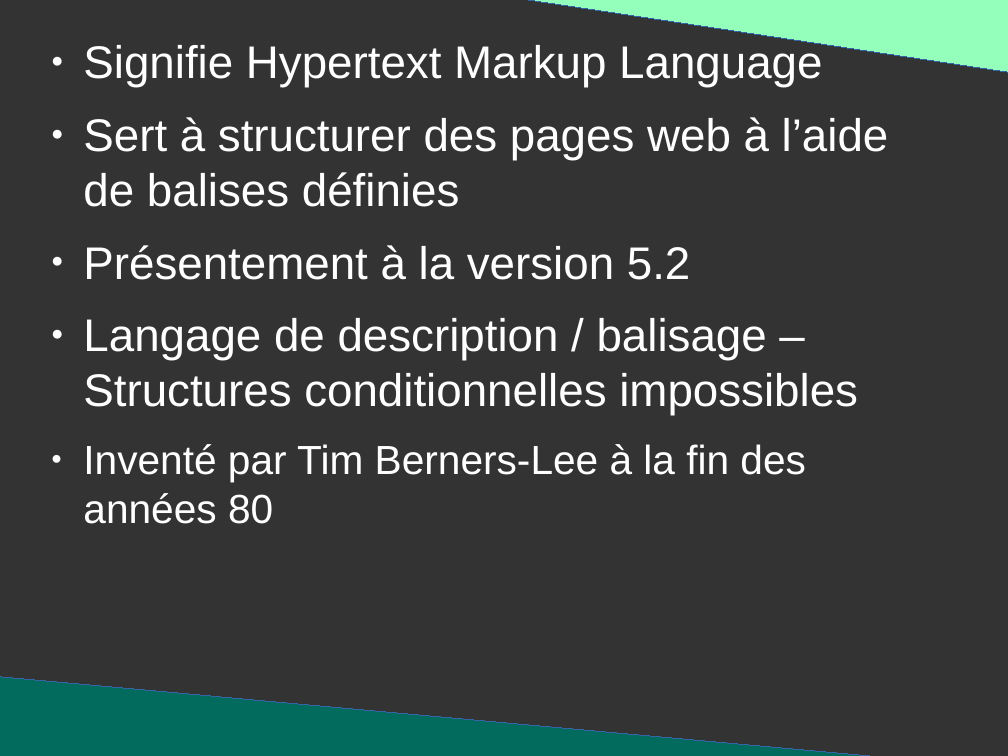
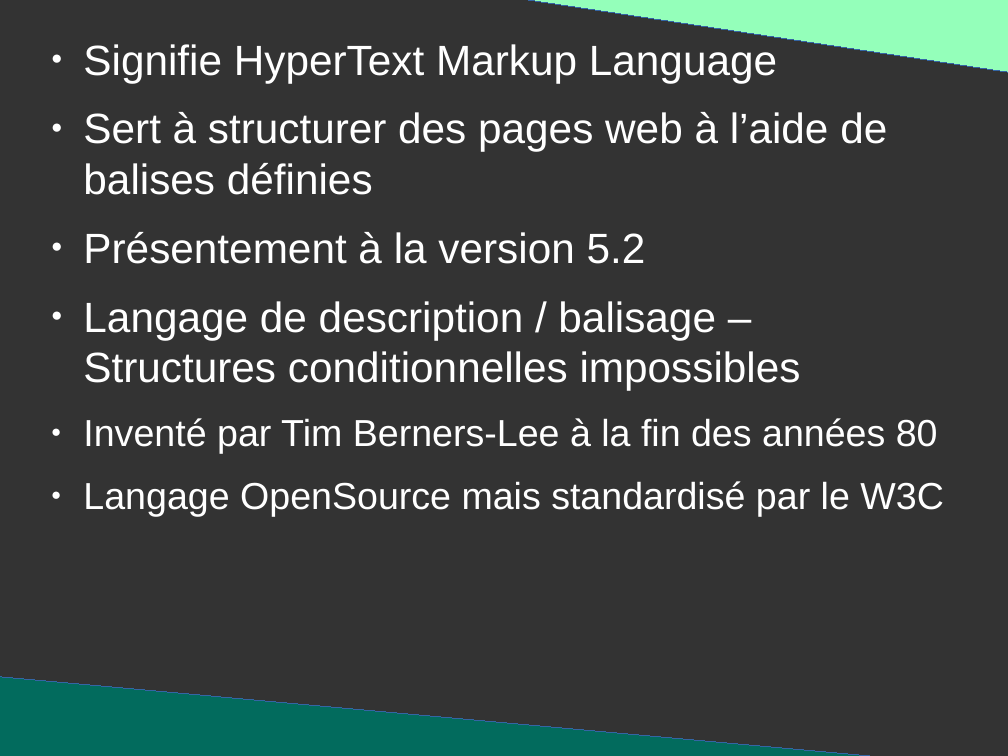
Before and after one commit to DanYellow/presentations, a slide deck: slide 5 of mmi/html/presentation.odp. Drawn at 1008x756 pixels with LibreOffice and Linux fonts; fonts in the diff are those of the drawing. Boxes give left, top, right and bottom in pixels: in the first picture for what was removed or moved away, otherwise in the second. Text is boxed around its words. In the diff, an @@ line names an element or a change of style, - is before the commit and + after.

```diff
--- a/mmi/html/presentation.odp
+++ b/mmi/html/presentation.odp
@@ text at (83, 44, 777, 83): text changed; size 36 to 33.3 pt @@
-● Signifie Hypertext Markup Language
+● Signifie HyperText Markup Language
@@ text at (83, 112, 938, 454): size 36 to 33.3 pt in "Sert à structurer des pages web à ...", "Présentement à la version 5.2", "Langage de description / balisage – Structures ..."; size 32 to 29.6 pt in "Inventé par Tim Berners-Lee à la fin ..." @@
@@ text at (83, 481, 944, 517): paragraph added @@
+● Langage OpenSource mais standardisé par le W3C
```
Also in this commit, not shown: 19 other slides changed, 2 slides added, 2 other files.
